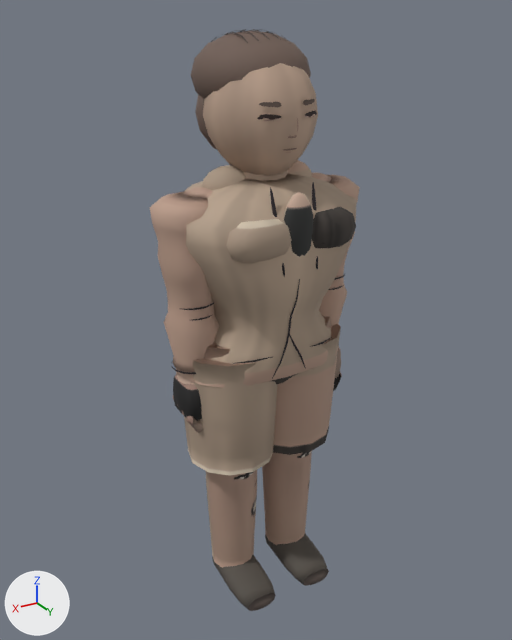
Before and after pictures for a commit that changed the glTF model assets/models/eunbo_a.glb.
Both versions are drawn from a camera (50 mm lens) standing at (1.164, 1.912, 1.974) and looking at (0.006, -0.018, 1.009). Lighting does not change. The marker at lower left points along +X, +Y and +Z. The first picture is the older version. Vertices at exactly the same position are counted once.

In view in the first picture: 'Body'.
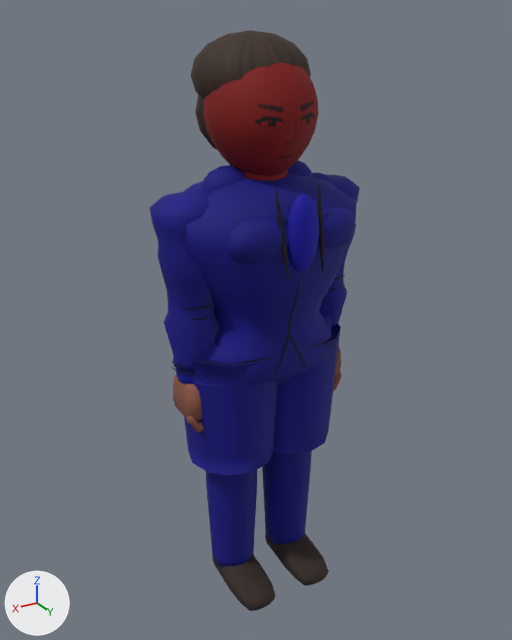
Location of each change, [x1, y1, x2, y2] in pixels of the pictures (512 x 640 px; the box of a moved part takes in the faces that stretch with it):
```json
{"object": "Body", "change": "reshaped", "before": [150, 29, 360, 611], "after": [150, 30, 360, 611]}
{"part": 1, "of": "me_mesh_0", "change": "moved or reshaped", "before": [312, 182, 318, 269], "after": [318, 184, 324, 272]}
{"part": 2, "of": "me_mesh_0", "change": "moved or reshaped", "before": [270, 187, 285, 277], "after": [275, 190, 289, 280]}
{"part": 3, "of": "me_mesh_0", "change": "deleted", "before": [257, 99, 317, 153]}
{"part": 4, "of": "me_mesh_0", "change": "moved or reshaped", "before": [203, 29, 318, 257], "after": [203, 63, 319, 272]}
{"part": 5, "of": "me_mesh_0", "change": "recoloured", "before": [150, 30, 360, 611], "after": [150, 30, 360, 611], "on screen": "brown to blue"}
```

The change, as JSON lines over the scene's bpy script:
```json
{"block": "me_mesh_0", "where": "# used by ob_body; location = (0.0, 0.0, 0.0)"}
{"op": "remove", "block": "me_mesh_0", "code": "me_mesh_0.from_pydata(...)  # 4638 vertices, 8458 faces; spans x -0.37..0.37, y -0.24..0.25, z -0.03..1.94"}
{"op": "add", "block": "me_mesh_0", "code": "me_mesh_0.from_pydata(...)  # 3898 vertices, 7342 faces; spans x -0.37..0.37, y -0.24..0.27, z -0.03..1.93"}
{"block": "me_mesh_0", "change": "me_mesh_0 part 1: the loose piece of 72 vertices spanning x -0.08..-0.06, y 0.18..0.24, z 1.25..1.52 is moved by (0.0, 0.03, 0.0)"}
{"block": "me_mesh_0", "change": "me_mesh_0 part 2: the loose piece of 72 vertices spanning x 0.06..0.08, y 0.18..0.24, z 1.25..1.52 is moved by (0.0, 0.03, 0.0)"}
{"block": "me_mesh_0", "change": "me_mesh_0 part 3: 15 loose pieces with 645 vertices, spanning x -0.1..0.1, y 0.15..0.18, z 1.6..1.75, are deleted"}
{"block": "me_mesh_0", "change": "me_mesh_0 part 4: 122 vertices moved from x -0.13..0.12, y -0.14..0.24, z 1.26..1.74 to x -0.09..0.09, y -0.1..0.27, z 1.26..1.74; 397 vertices removed from x -0.17..0.17, y -0.23..0.24, z 1.27..1.94; 302 vertices added at x -0.17..0.18, y -0.17..0.27, z 1.27..1.88"}
{"block": "me_mesh_0", "change": "me_mesh_0 part 5: 6381 kept faces spanning x -0.37..0.37, y -0.24..0.27, z -0.03..1.93 get new vertex colours"}
{"block": "me_mesh_0", "change": "other edits to the shape of me_mesh_0 do not show in these pictures"}
```
